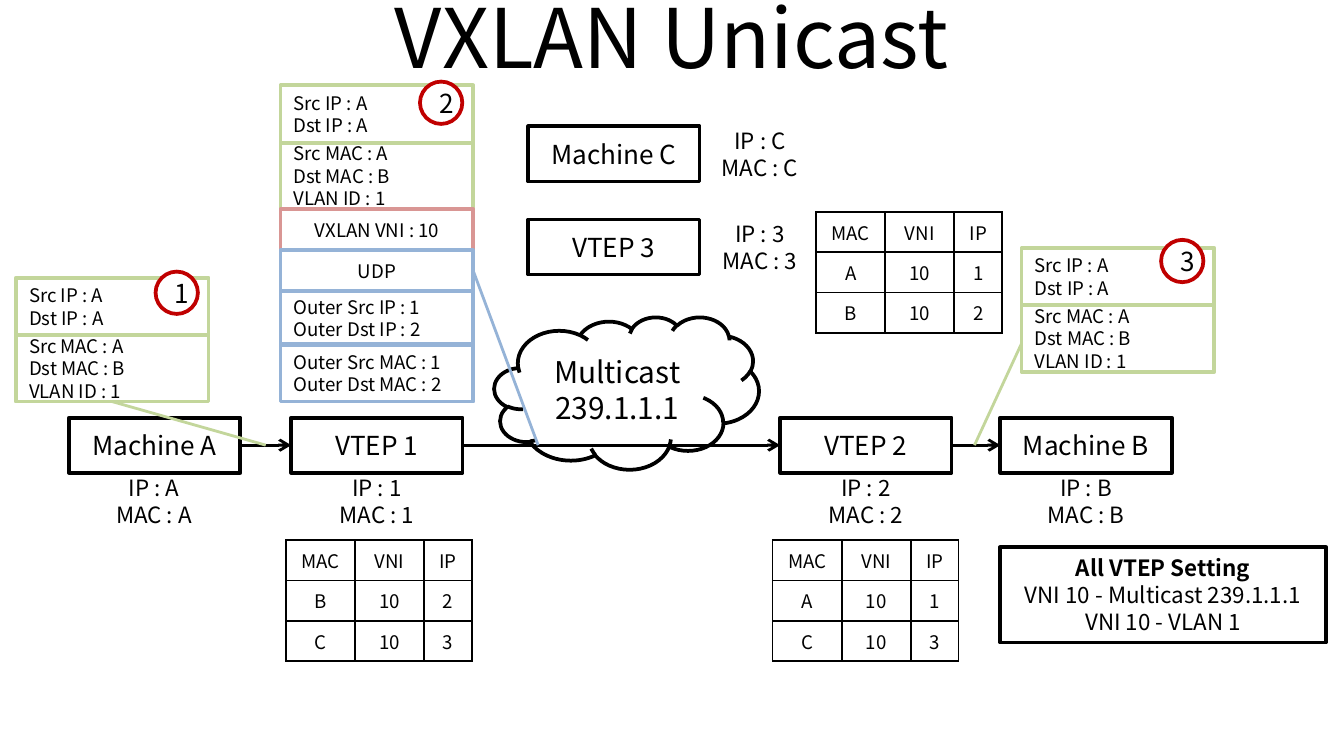
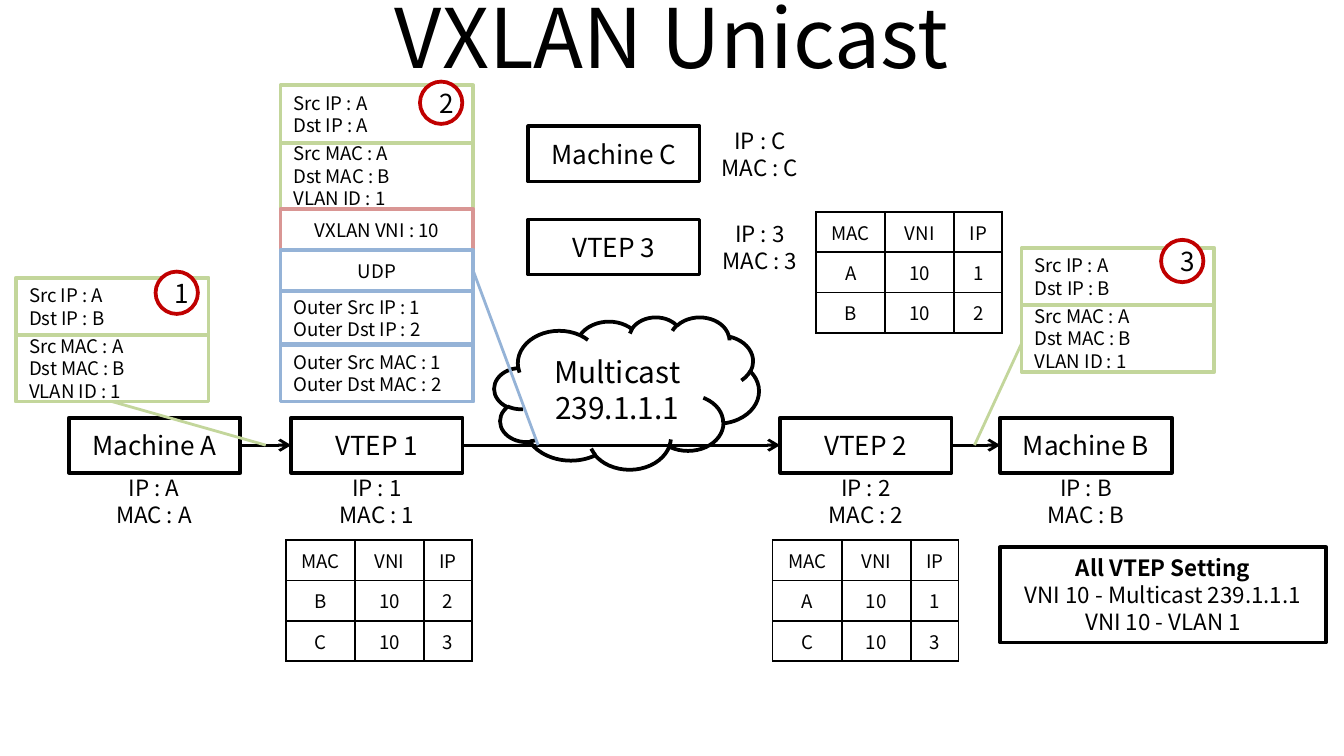
Before and after one commit to ssup2/blog-old, a slide deck: slide 5 of images/theory_analysis/Overlay_Network_VXLAN/Overlay_Network_VXLAN.pptx. Drawn at 1344x756 pixels with LibreOffice and Linux fonts; fonts in the diff are those of the drawing. Boxes give left, top, right and bottom in pixels: in the first picture for what was removed or moved away, otherwise in the second. Text is boxed around its words. In the diff, an @@ line names an element or a change of style, - is before the commit and + after.

Commit message:
Update VXLAN

```diff
--- a/images/theory_analysis/Overlay_Network_VXLAN/Overlay_Network_VXLAN.pptx
+++ b/images/theory_analysis/Overlay_Network_VXLAN/Overlay_Network_VXLAN.pptx
@@ text in rounded rectangle at (x1=1035, y1=281, x2=1110, y2=296): text changed @@
-Dst IP : A
+Dst IP : B
@@ text in rounded rectangle at (x1=29, y1=311, x2=104, y2=326): text changed @@
-Dst IP : A
+Dst IP : B
```
Also in this commit, not shown: 1 other file.
